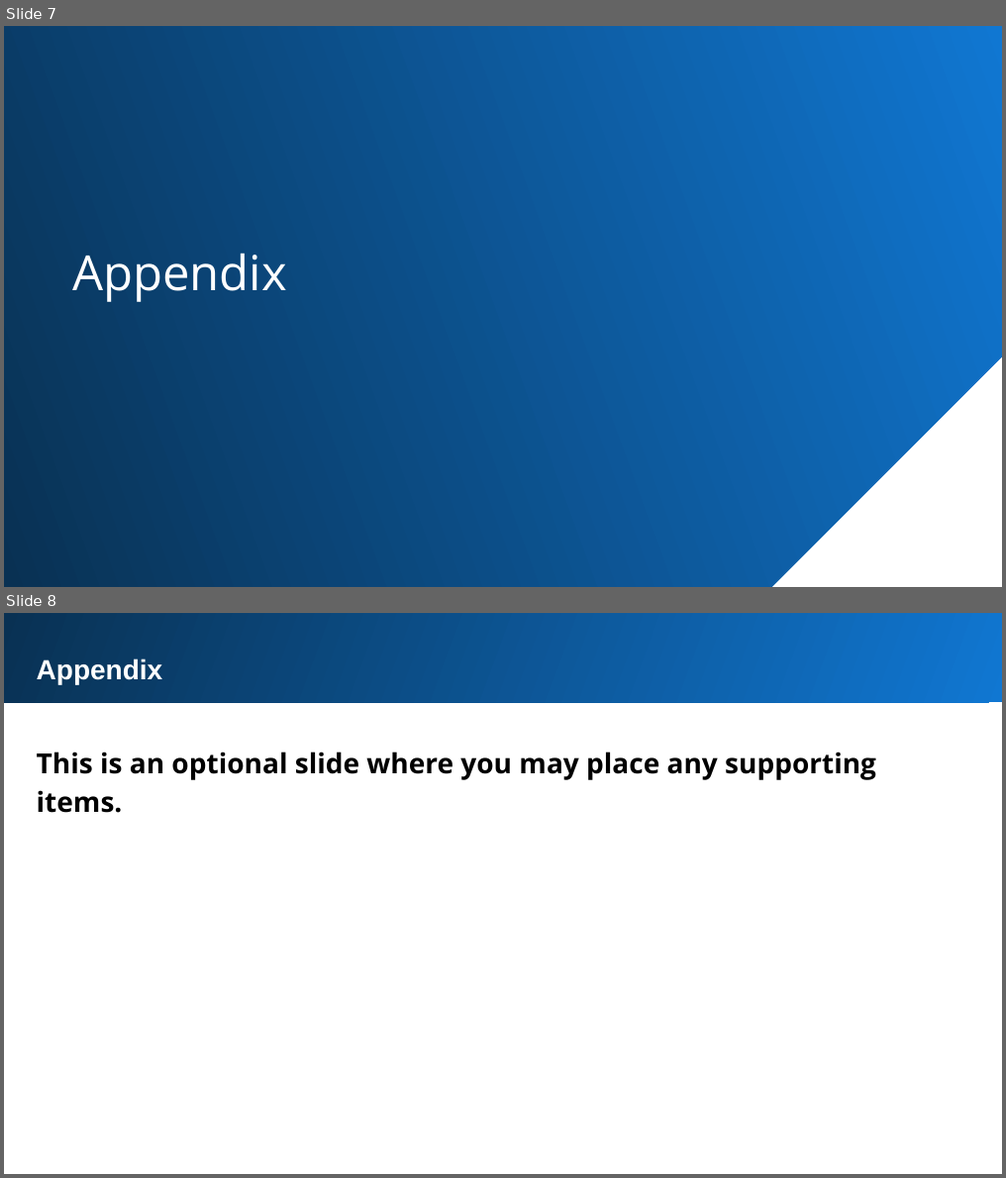
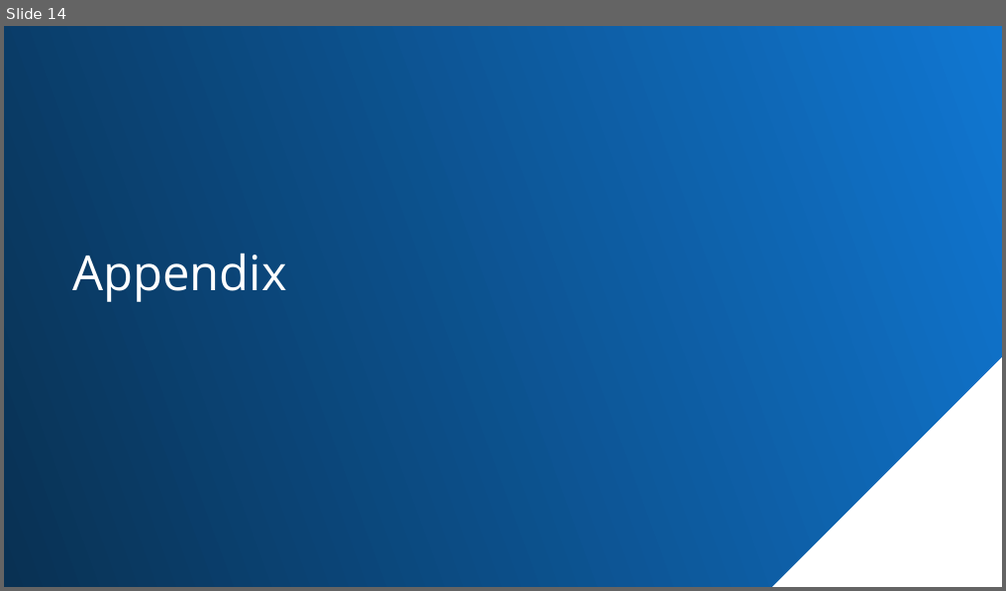
Before and after one commit to Mevhare/Forage-KPMG-AU-Virtual-Internship, a slide deck: Solution/Task 2/Sprocket_Presenation.pptx. Shown one above the other, each under a label of ours: slides 7 and 8 before the commit, slide 14 after it. The pictures are 1006x1178 and 1006x591 pixels, drawn with LibreOffice and Linux fonts; fonts in the diff are those of the drawing. Boxes give left, top, right and bottom in pixels: in the first picture for what was removed or moved away, otherwise in the second. Text is boxed around its words. In the diff, an @@ line names an element or a change of style, - is before the commit and + after.

```diff
--- a/Solution/Task 2/Sprocket_Presenation.pptx
+++ b/Solution/Task 2/Sprocket_Presenation.pptx
@@ slide 8 removed at bbox=[4, 613, 1002, 1174], background #FFFFFF @@
@@ rectangle removed at bbox=[4, 613, 1002, 703] @@
@@ text removed at bbox=[37, 659, 163, 684] @@
-Appendix
@@ text removed at bbox=[37, 752, 876, 813] @@
-This is an optional slide where you may place any supporting items.
@@ what was slide 7 is now slide 14 @@
```
Also in this commit, not shown: 12 slides added, 4 other slides removed, 6 other files.
